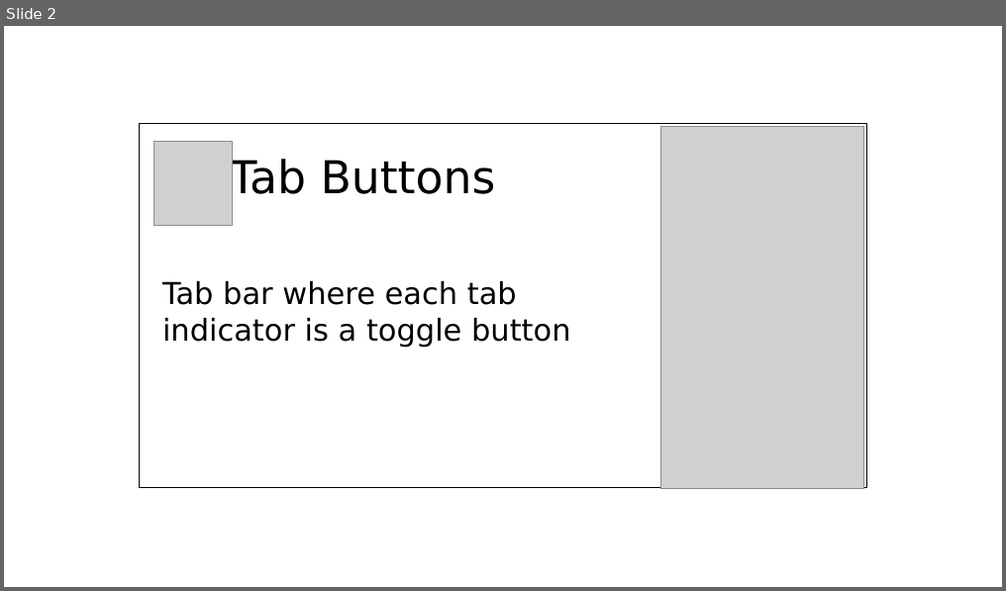
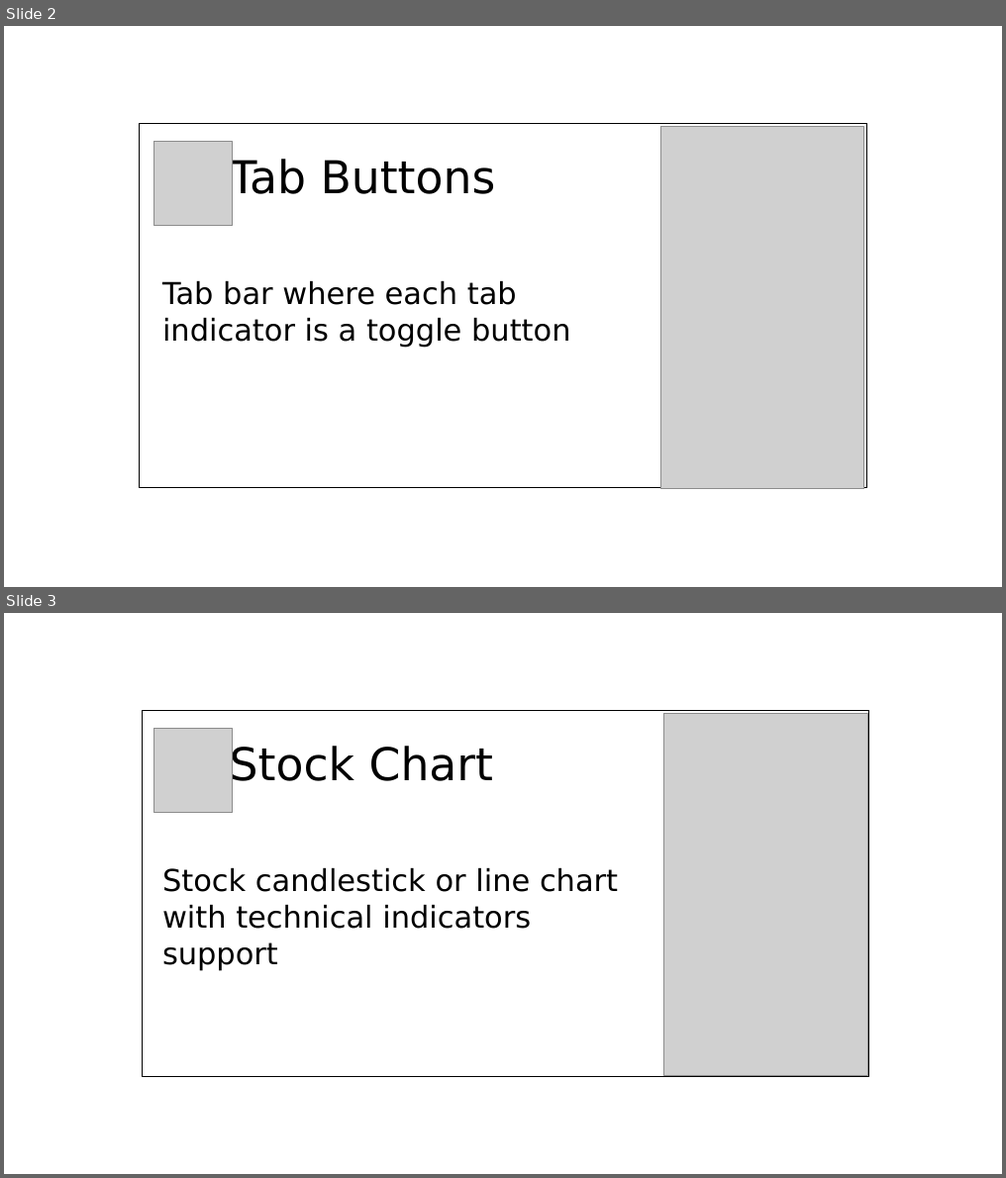
Before and after one commit to limcheekin/fluwix, a slide deck: doc/post-heading-design.odp. Shown one above the other, each under a label of ours: slide 2 before the commit, slides 2 and 3 after it. The pictures are 1006x591 and 1006x1178 pixels, drawn with LibreOffice and Linux fonts; fonts in the diff are those of the drawing; grey boxes stand for pictures. Boxes give left, top, right and bottom in pixels: in the first picture for what was removed or moved away, otherwise in the second. Text is boxed around its words. In the diff, an @@ line names an element or a change of style, - is before the commit and + after.

Commit message:
updated post heading design and readme of stock_chart

```diff
--- a/doc/post-heading-design.odp
+++ b/doc/post-heading-design.odp
@@ slide 3 added at [4, 613, 1002, 1174], background #FFFFFF @@
@@ rectangle added at [143, 711, 869, 1077], outline #000000 0 pt @@
@@ picture added at [153, 728, 233, 812] @@
@@ picture added at [664, 714, 868, 1075] @@
@@ text added at [162, 744, 618, 970], 24 pt, text #000000 @@
+Stock Chart
+Stock candlestick or line chart with technical indicators support
```
Also in this commit, not shown: 1 other file.
